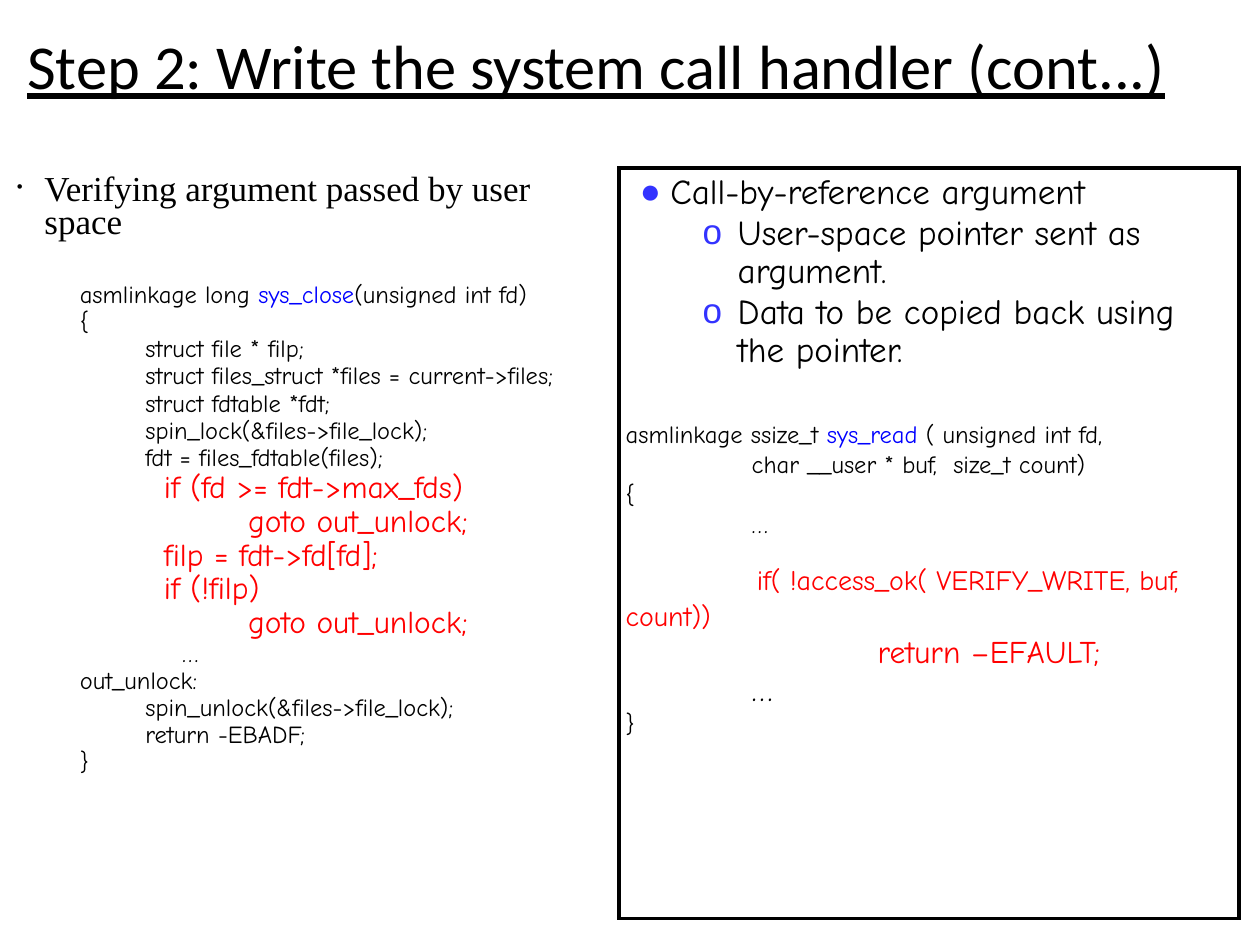
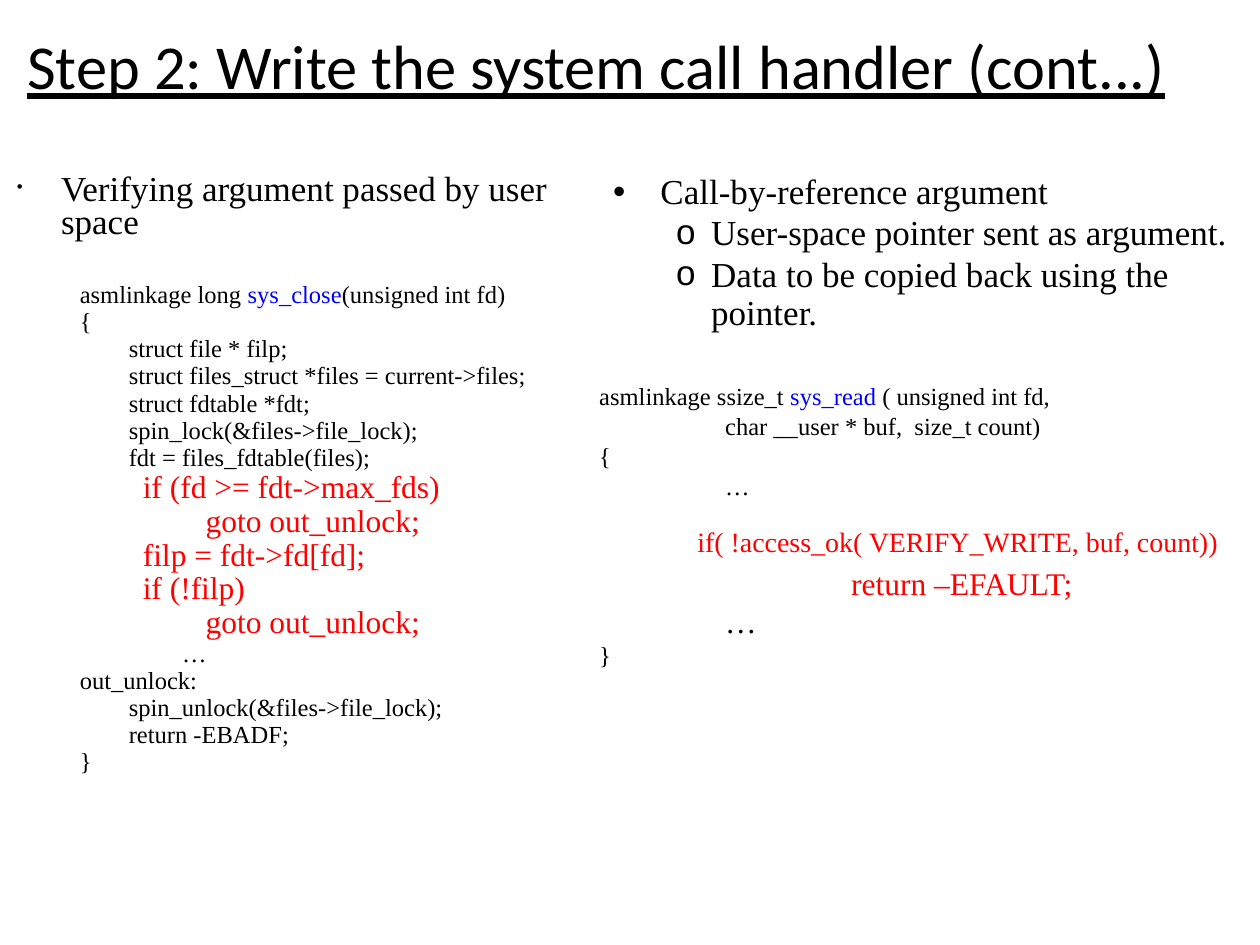
Before and after one commit to oscourse/oscourse.github.io, a slide deck: slide 9 of slides/system_calls.pptx (slide 10 before the commit). Drawn at 1260x945 pixels with LibreOffice and Linux fonts; fonts in the diff are those of the drawing. Boxes give left, top, right and bottom in pixels: in the first picture for what was removed or moved away, otherwise in the second. Text is boxed around its words. In the diff, an @@ line names an element or a change of style, - is before the commit and + after.

```diff
--- a/slides/system_calls.pptx
+++ b/slides/system_calls.pptx
@@ text "Verifying argument passed by user ..." at (61,176,546,747): font Comic Neue to Times New Roman in "asmlinkage long sys_close(unsigned int fd)", "{", "struct file * filp;", "struct files_struct *files = current->files;" and 13 more places; indent changed @@
@@ text "Call-by-reference argument": place and size @@
-text "Call-by-reference argument" at (626,180,1178,666)
+text "Call-by-reference argument" at (599,179,1226,600)
@@ text "Call-by-reference argument" at (599,179,1226,600): font Comic Neue to Times New Roman; bullet ● to •; bullet colour #3333FF to #000000 @@
@@ rectangle removed at (620,168,1240,919) @@
```
Also in this commit, not shown: 7 other slides changed, 1 slide removed, 9 other files.
